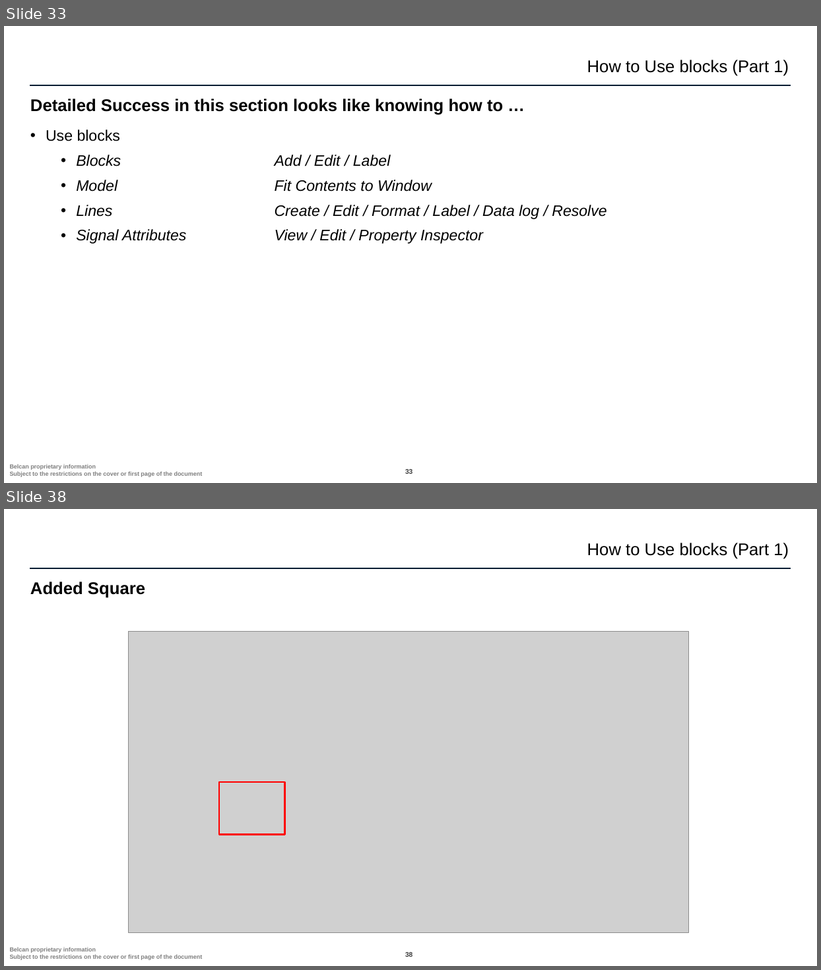
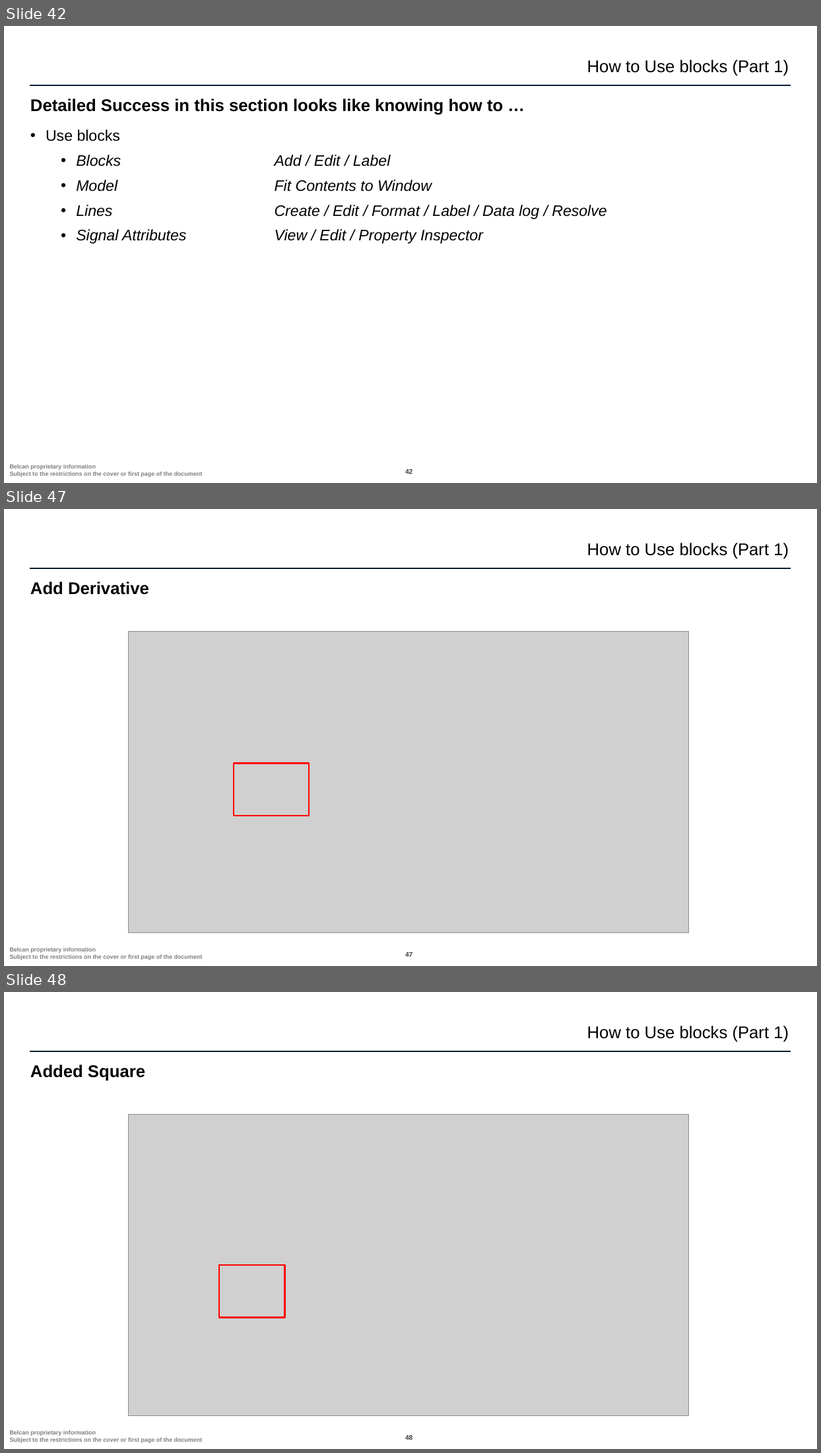
Before and after one commit to ntylerbelcan/aviation-controls-simulink-training-Belcan, a slide deck: ch02/Chapter 2 02_derivative_System.pptx. Shown one above the other, each under a label of ours: slides 33 and 38 before the commit, slides 42, 47 and 48 after it; the slides between them are not shown. The pictures are 821x970 and 821x1453 pixels, drawn with LibreOffice and Linux fonts; fonts in the diff are those of the drawing; grey boxes stand for pictures; background and template pictures are left out. Boxes give left, top, right and bottom in pixels: in the first picture for what was removed or moved away, otherwise in the second. Text is boxed around its words. In the diff, an @@ line names an element or a change of style, - is before the commit and + after.

```diff
--- a/ch02/Chapter 2 02_derivative_System.pptx
+++ b/ch02/Chapter 2 02_derivative_System.pptx
@@ slide 47 added at (x1=4, y1=509, x2=817, y2=966), background #FFFFFF; not listed: 3 template elements that a slide beside it also shows @@
@@ text added at (x1=587, y1=543, x2=789, y2=559), 20 pt, text #000000 @@
+How to Use blocks (Part 1)
@@ title added at (x1=30, y1=582, x2=149, y2=595), 20 pt, text #000000, bold @@
+Add Derivative
@@ picture added at (x1=129, y1=632, x2=689, y2=933) @@
@@ rectangle added at (x1=234, y1=763, x2=309, y2=816), outline #FF0000 2 pt @@
@@ what was slide 33 is now slide 42 @@
@@ page number at (x1=405, y1=470, x2=413, y2=474): text changed @@
-33
+42
@@ what was slide 38 is now slide 48 @@
@@ page number at (x1=405, y1=1435, x2=413, y2=1441): text changed @@
-38
+48
```
Also in this commit, not shown: 9 slides changed, 9 other slides added, 11 other files.
